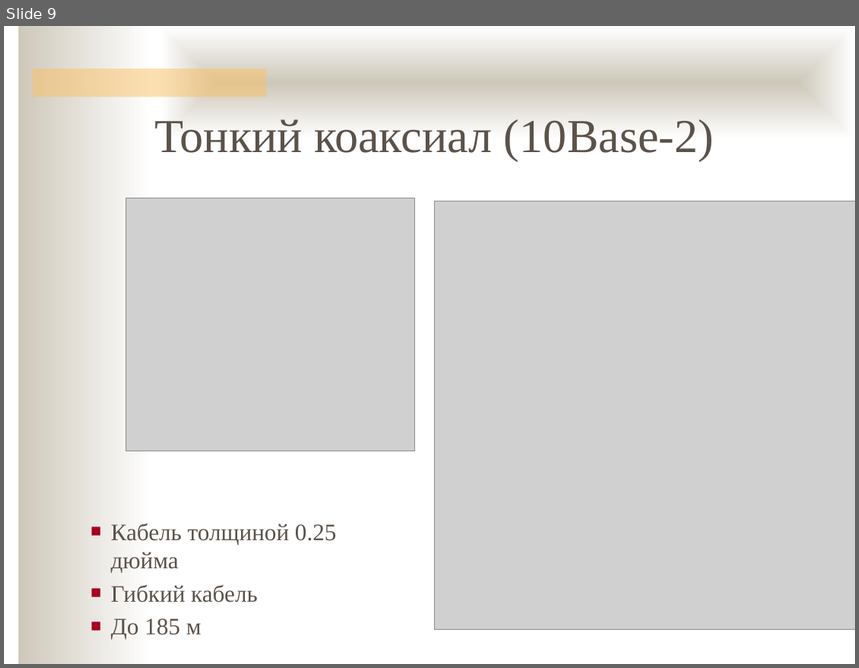
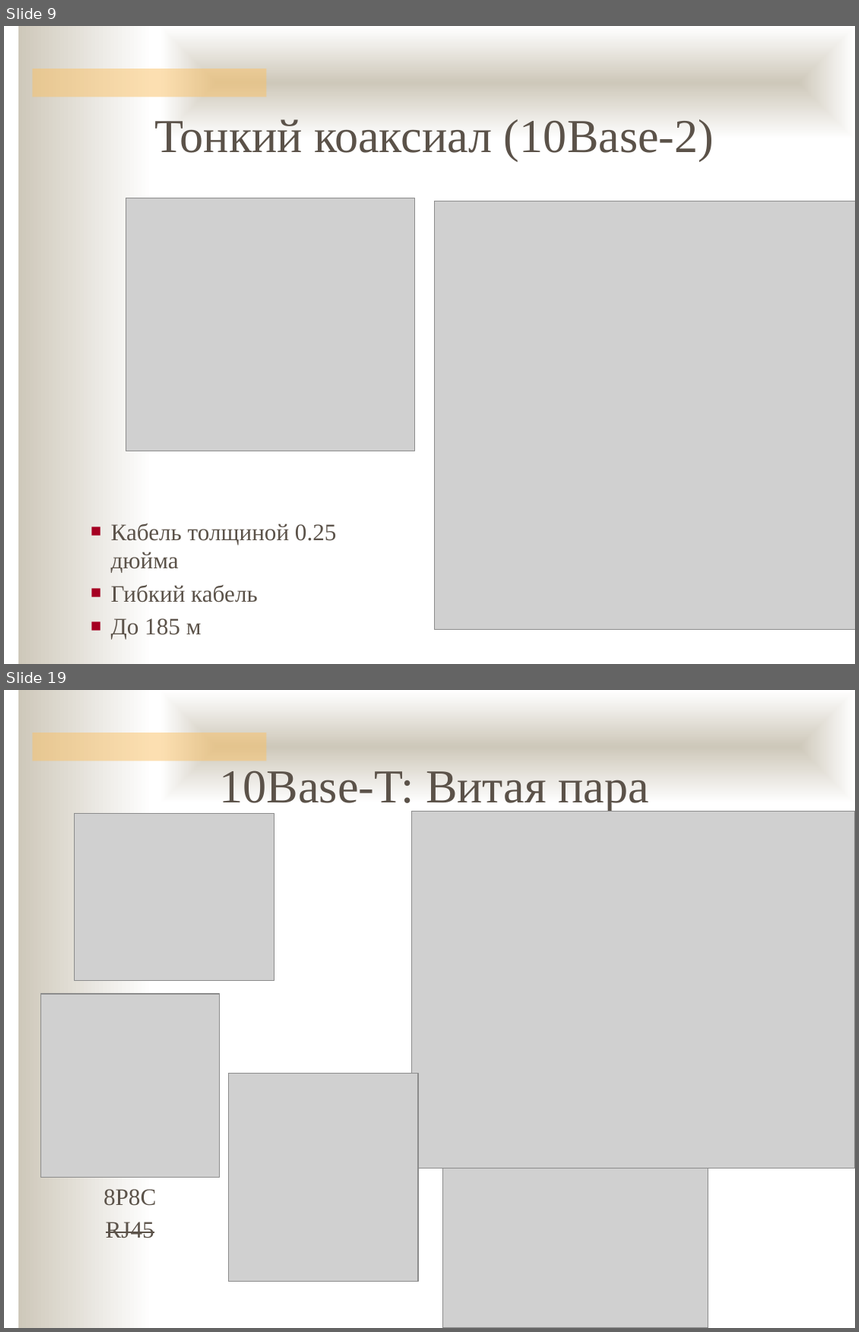
Before and after one commit to ukoloff/nets, a slide deck: 05.pptx. Shown one above the other, each under a label of ours: slide 9 before the commit, slides 9 and 19 after it; the slides between them are not shown. The pictures are 859x668 and 859x1332 pixels, drawn with LibreOffice and Linux fonts; fonts in the diff are those of the drawing; grey boxes stand for pictures; background and template pictures are left out. Boxes give left, top, right and bottom in pixels: in the first picture for what was removed or moved away, otherwise in the second. Text is boxed around its words. In the diff, an @@ line names an element or a change of style, - is before the commit and + after.

```diff
--- a/05.pptx
+++ b/05.pptx
@@ slide 19 added at <box>4,690,855,1328</box>, background #FFFFFF; not listed: 3 template elements that a slide beside it also shows @@
@@ text added at <box>220,771,648,812</box>, 40 pt, text #5B5249 @@
+10Base-T: Витая пара
@@ picture added at <box>75,813,274,981</box> @@
@@ picture added at <box>411,812,855,1170</box> @@
@@ picture added at <box>40,994,219,1178</box> @@
@@ picture added at <box>229,1073,418,1281</box> @@
@@ picture added at <box>443,1153,708,1328</box> @@
@@ text added at <box>104,1189,156,1239</box>, 20 pt, text #5B5249 @@
+8P8C
+RJ45
```
Also in this commit, not shown: 1 slide changed, 13 other slides added, 1 slide removed.
